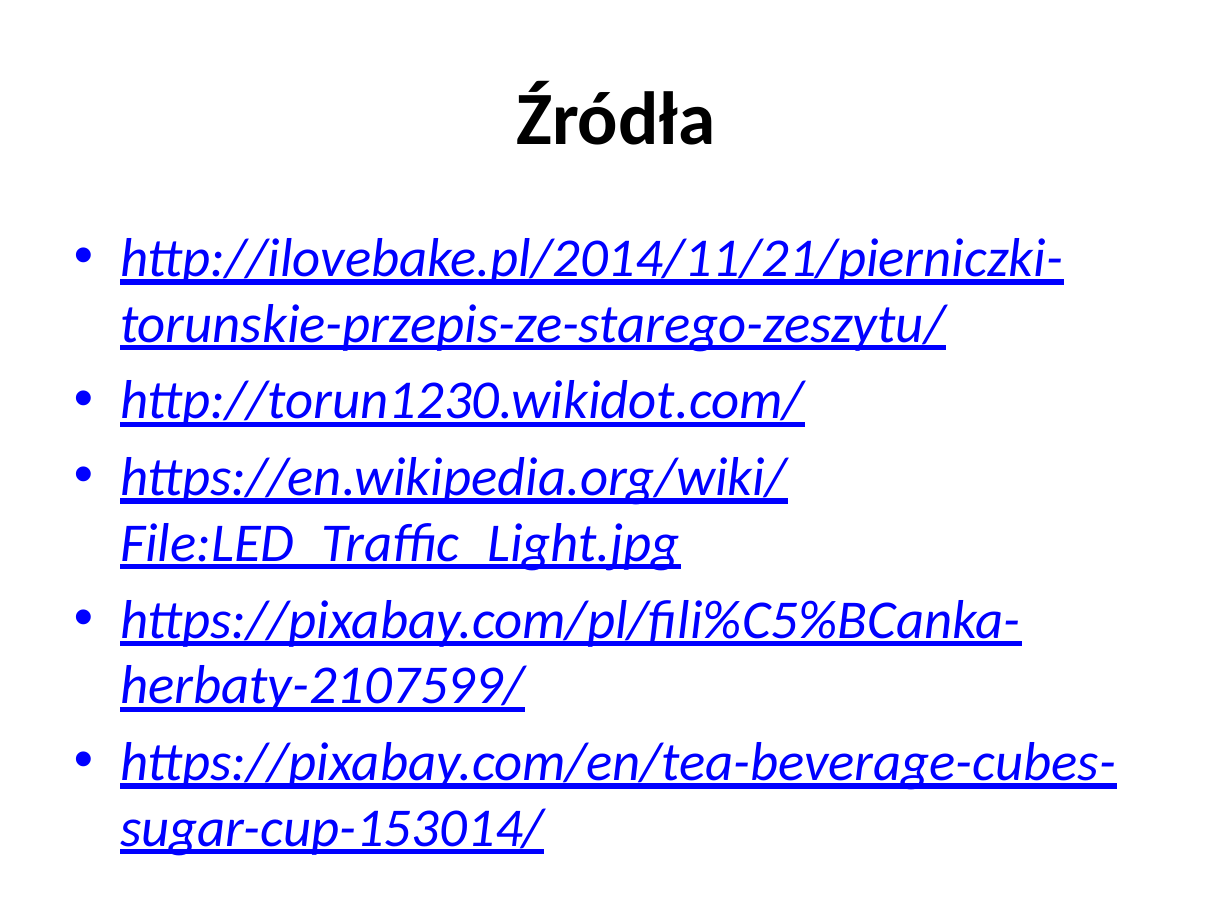
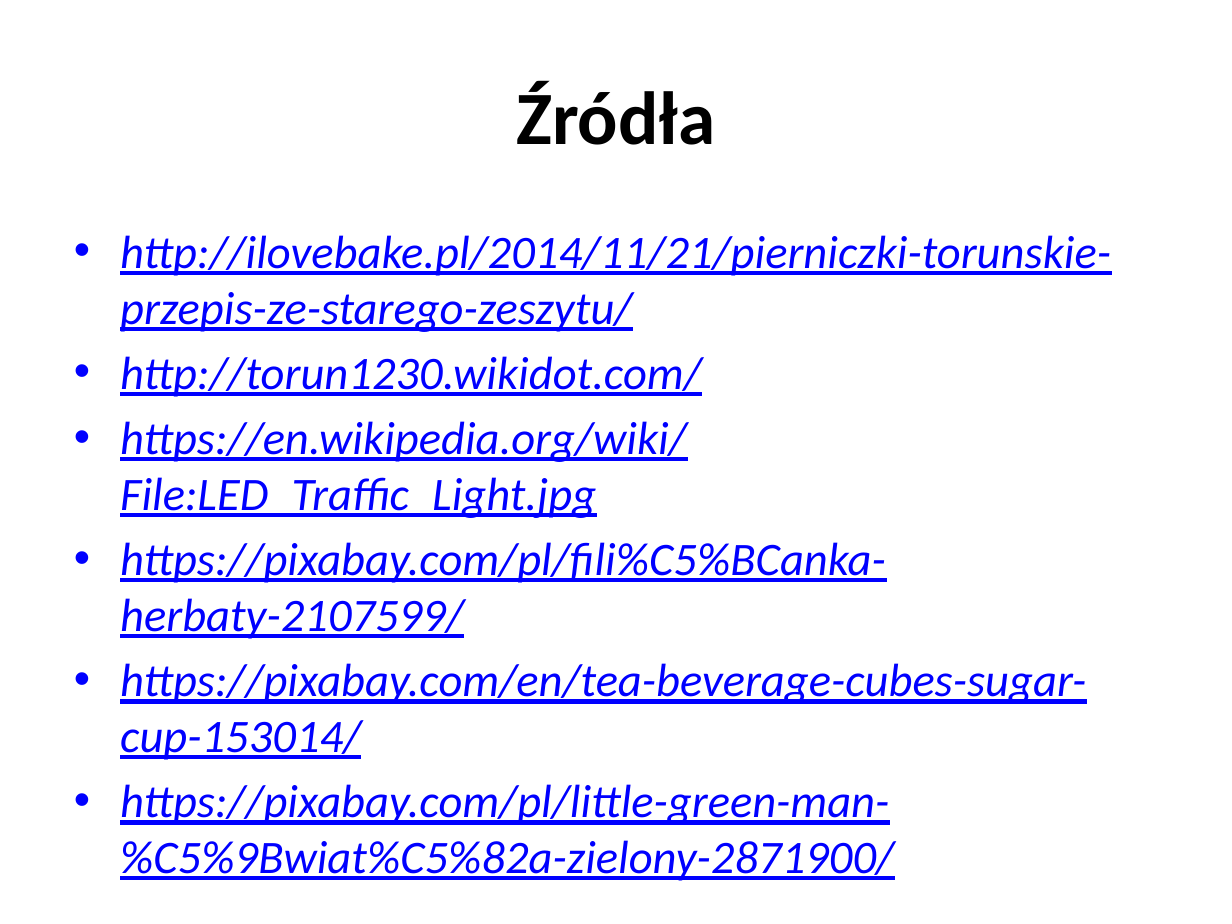
Before and after one commit to blackbat13/CS-HTiEW, a slide deck: slide 7 of Wprowadzenie do algorytmów/I. Wprowadzenie do algorytmów/Algorytmy.pptx (slide 6 before the commit). Drawn at 1232x924 pixels with LibreOffice and Linux fonts; fonts in the diff are those of the drawing. Boxes give left, top, right and bottom in pixels: in the first picture for what was removed or moved away, otherwise in the second. Text is boxed around its words. In the diff, an @@ line names an element or a change of style, - is before the commit and + after.

```diff
--- a/Wprowadzenie do algorytmów/I. Wprowadzenie do algorytmów/Algorytmy.pptx
+++ b/Wprowadzenie do algorytmów/I. Wprowadzenie do algorytmów/Algorytmy.pptx
@@ text at (120,235,1111,760): size 32 to 27.2 pt in "http://ilovebake.pl/2014/11/21/pierniczki-torunskie-przepis- ...", "http://torun1230.wikidot.com/", "https://en.wikipedia.org/wiki/File:LED_Traffic_Light.jpg", "https://pixabay.com/pl/fili%C5%BCanka-herbaty-2107599/" and 1 more places @@
@@ text at (120,784,894,881): paragraph added @@
+• https://pixabay.com/pl/little-green-man-%C5%9Bwiat%C5%82a-zielony-2871900/
```
Also in this commit, not shown: 1 other slide changed, 1 slide added.
